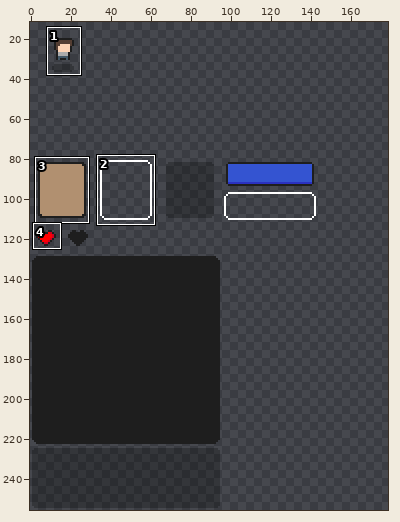
Two states of a sprite sheet, public/textures/atlas.png. The picture above shows the old version from afar; the outline marks the close-up.
Close-up. Before the edit:
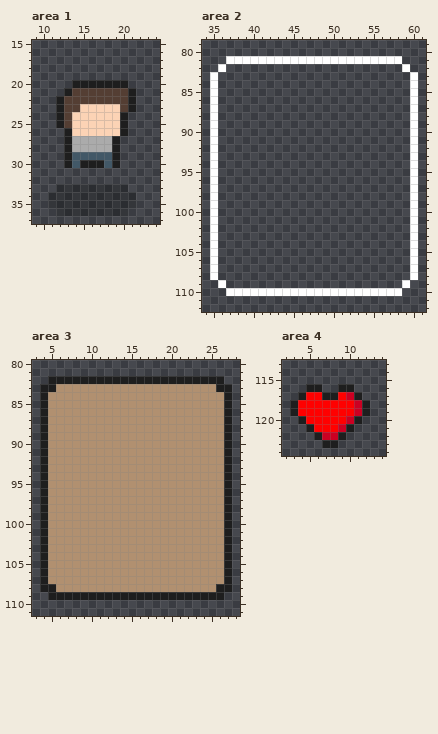
The file is 256x256 pixels. Colours within 5 levels of each other are drawn and written as one. Shown: area 1: x 9..24, y 15..37; area 2: x 34..61, y 79..112; area 3: x 3..28, y 80..111; area 4: x 2..14, y 113..124. The wide view leaves out empty margins. The commit also changed other parts of the picture, which this record leaves out.
The result:
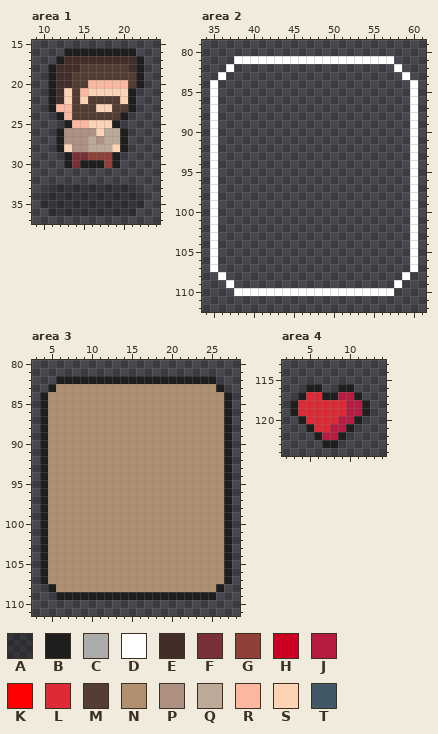
Palette (. is transparent): A #00000040  B #1e1e1e  C #ababab  D #ffffff  E #432d29  F #7a3037  G #904039  H #cc0022  J #b81b40  K #ff0000  L #df2935  M #543e33  N #b19070  P #af9183  Q #bca998  R #fbb7a0  S #fcd3b5  T #425867
Change:
Area 1:
The edit adds colour A in row 33 at x 11 and 21; in rows 34 to 35 at x 10 and 22; in row 36 at x 11 and 21.
The edit adds colour B in row 16 at x 13 to 21; in row 17 at x 12 and 22; in rows 18 to 20 at x 11 and 22; in rows 21 to 23 at x 11; in row 26 at x 12; in rows 27 to 28 at x 12 and 20.
Colour M gives way to colour B in row 25 at x 13.
Colour S gives way to colour B in row 25 at x 19.
The edit adds colour E in row 17 at x 13 to 21; in row 18 at x 12 to 14 and 21; in rows 19 to 20 at x 12 to 13; in row 21 at x 12.
Colour B gives way to colour E in row 22 at x 12.
Colour T gives way to colour F in row 29 at x 14 to 15; in row 30 at x 14.
Colour T gives way to colour G in row 29 at x 16 to 18; in row 30 at x 18.
The edit adds colour M in row 18 at x 15 to 20; in row 19 at x 14 to 21; in row 20 at x 21.
Colour B gives way to colour M in row 20 at x 14 to 15.
Colour S gives way to colour M in row 23 at x 15 to 16 and 19; in row 24 at x 14 to 19.
Colour B gives way to colour P in rows 26 to 27 at x 13.
Colour C gives way to colour P in row 27 at x 14 to 15 and 17; in row 28 at x 14 to 15.
Colour S gives way to colour P in row 26 at x 14 to 16.
Colour B gives way to colour Q in row 27 at x 19.
Colour C gives way to colour Q in row 27 at x 16 and 18; in row 28 at x 16 to 18.
Colour S gives way to colour Q in row 26 at x 18 to 19.
Colour B gives way to colour R in row 20 at x 16 to 20; in row 23 at x 12.
Colour M gives way to colour R in row 21 at x 15; in rows 23 to 24 at x 13.
Colour S gives way to colour R in row 25 at x 14 to 15.
Colour B gives way to colour S in row 21 at x 13; in row 28 at x 13 and 19.
Colour M gives way to colour S in row 21 at x 16 to 20; in row 22 at x 13, 15 and 20.
The edit erases colour B in row 25 at x 12 and 20.
Area 2:
The edit adds colour D in row 82 at x 37 and 58; in row 83 at x 36 and 59; in row 108 at x 36 and 59; in row 109 at x 37 and 58.
The edit erases colour D in row 81 at x 37 and 58; in row 82 at x 36 and 59; in row 83 at x 35 and 60; in row 108 at x 35 and 60; in row 109 at x 36 and 59; in row 110 at x 37 and 58.
Area 3:
The edit erases colour B in row 82 at x 5 and 26; in row 83 at x 4 and 27; in row 108 at x 4 and 27; in row 109 at x 5 and 26.
Area 4:
Colour H gives way to colour J in row 117 at x 10; in rows 118 to 119 at x 11; in row 120 at x 10; in row 121 at x 9; in row 122 at x 7 to 8.
Colour K gives way to colour J in row 117 at x 9; in rows 118 to 119 at x 10; in row 120 at x 9; in row 121 at x 8.
Colour K gives way to colour L in row 117 at x 5 to 6; in rows 118 to 119 at x 4 to 9; in row 120 at x 5 to 8; in row 121 at x 6 to 7.
